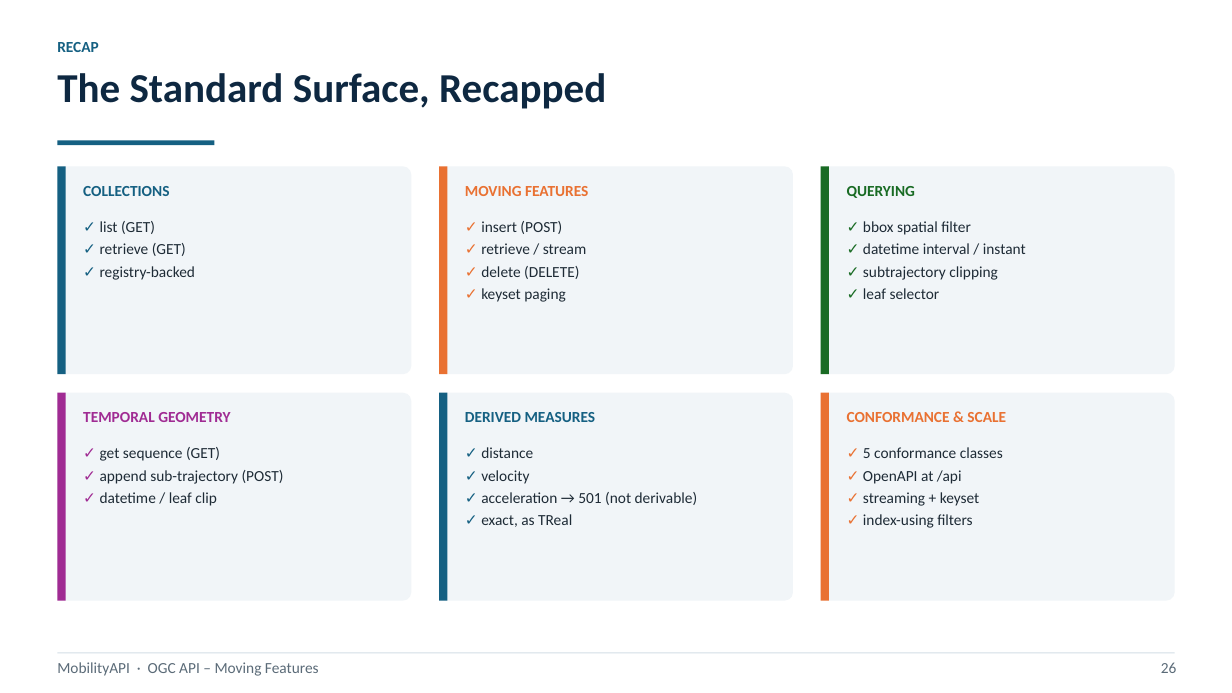
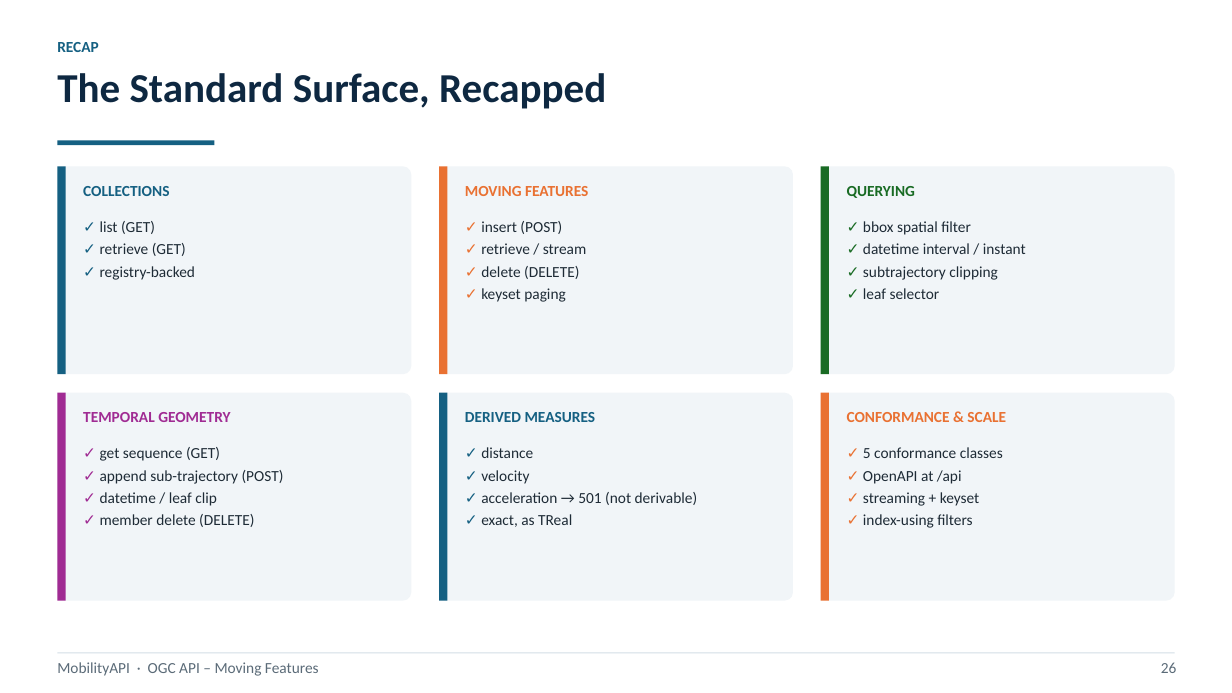
Before and after one commit to MobilityDB/MobilityAPI, a slide deck: slide 26 of MobilityAPIV6.pptx. Drawn at 1232x693 pixels with LibreOffice and Linux fonts; fonts in the diff are those of the drawing. Boxes give left, top, right and bottom in pixels: in the first picture for what was removed or moved away, otherwise in the second. Text is boxed around its words. In the diff, an @@ line names an element or a change of style, - is before the commit and + after.

Commit message:
Align the V6 deck with the implemented surface
The deck presents temporal properties as user-supplied values stored as native MobilityDB temporal values and written and removed over HTTP, member-geometry deletion and collection CRUD alongside the other extensions, the implemented temporal-property types, and the aistairc/mf-api reference implementation in the references.

```diff
--- a/MobilityAPIV6.pptx
+++ b/MobilityAPIV6.pptx
@@ text at (100,514,254,527): paragraph added @@
+✓ member delete (DELETE)
```
Also in this commit, not shown: 4 other slides changed, 1 other file.
